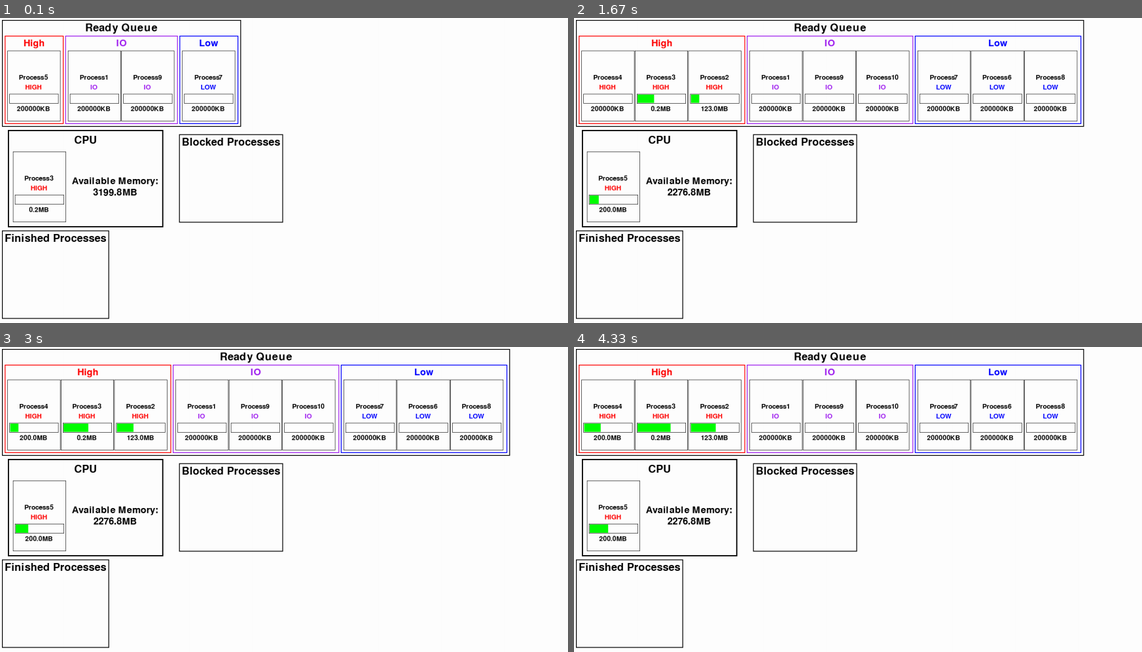
Above: before the commit, frames 1-4 (two rows, left to right).
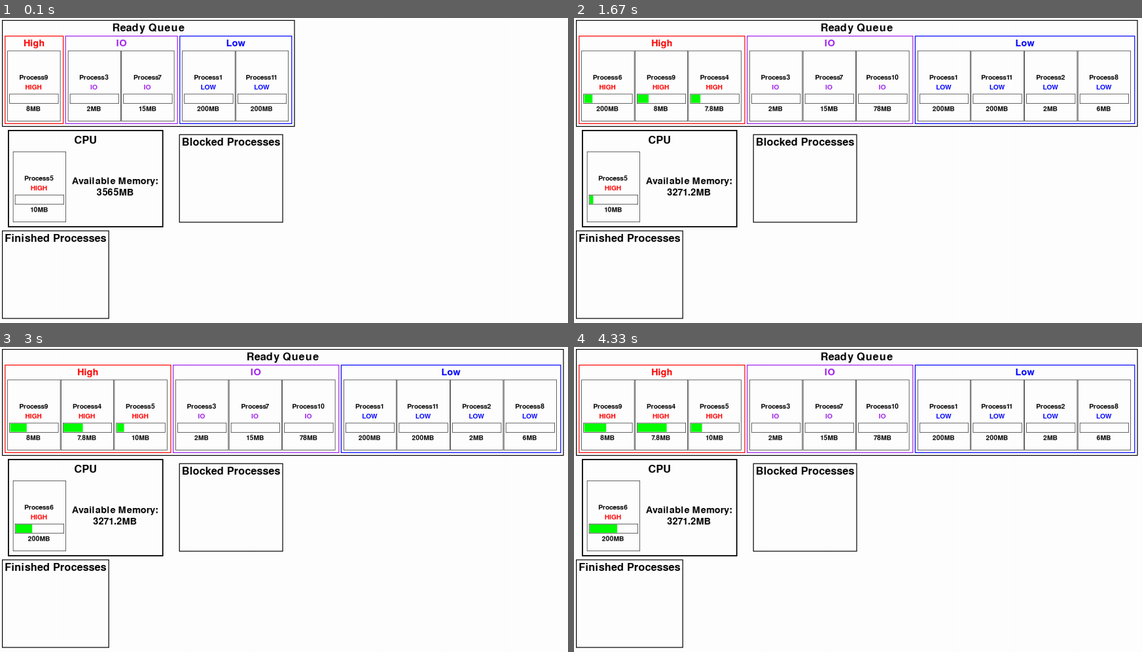
Above: after the commit, the same moments.

Repository: SamB-C/Process-scheduling-simulation
Game: pygame game, started from testing.py
Same seed, same stepped clock (60 frames per second), same inputs: the game is played once before the commit and once after it.
Inputs:
- Up to frame 1 (0.1 s): no input
- Up to frame 2 (1.67 s): no input
- Up to frame 3 (3 s): no input
- Up to frame 4 (4.33 s): no input

The runs differ from the first frame. In frame 1, 1.9% of the frame differs, in the area x 2-52%, y 0-64%; in frame 2, 2.4%; in frame 3, 2.5%; in frame 4, 2.5%, in the area x 3-100%, y 0-64%.

Commit message:
Create new way to create and add new processes
New processes are created in a factory function, in which they may or may not be added a blocking preemption. They are then added in bulk to the OperatingSystem object.

Diff:
--- a/simulation.py
+++ b/simulation.py
@@ -40,10 +40,10 @@
         # Assign os settings
         self.__round_robin_timing = round_robin_timing
 
-    def create_new_process(self, time_to_complete: timedelta, memory_required: Memory, priority: ProcessPriority):
-        '''Creates a new process and adds it to `self.new_process_queue`'''
-        self.new_process_queue.append(
-            Process(time_to_complete, memory_required, priority))
+    def add_new_processes(self, *new_processes: Process) -> None:
+        '''Adds a variable number of processes to `self.new_process_queue`'''
+        for process in new_processes:
+            self.new_process_queue.append(process)
 
     def admit_processes(self):
         '''Admits as many processes from `self.new_process_queue` to the `self.ready_queue` as there is space in memory'''
--- a/testing.py
+++ b/testing.py
@@ -1,24 +1,57 @@
 from simulation import CentralProcessingUnit, OperatingSystem, pygame
 from datetime import timedelta
 from memory import Memory, MemoryUnits
-from enums import ProcessPriority
+from enums import ProcessPriority, PreemptReason
+from random import random, randint
 import asyncio
+from process import Process
+
+
+def create_process(time_to_complete: timedelta, memory_required: Memory, priority: ProcessPriority) -> Process:
+    new_process = Process(time_to_complete, memory_required, priority)
+    # Decide whether process should have blocked preemption or not
+    blocked_probability = 0.6 if priority == ProcessPriority.IO else 0.1
+    random_number = 1 - random()
+    if blocked_probability > random_number:
+        turns_blocked = randint(3, 7)
+
+        def blocked_func():
+            for i in range(turns_blocked):
+                yield True
+            yield False
+
+        time_to_blocked = random() * time_to_complete
+
+        new_process.add_preemption(
+            PreemptReason.BLOCKED, time_to_blocked, blocked_func)
+    return new_process
 
 
 async def add_process_later(os):
     await asyncio.sleep(17)
-    os.create_new_process(timedelta(seconds=1), Memory(
-        2, MemoryUnits.MB), ProcessPriority.HIGH)
-    os.create_new_process(timedelta(seconds=2), Memory(
-        2, MemoryUnits.MB), ProcessPriority.LOW)
-    os.create_new_process(timedelta(seconds=0.1), Memory(
-        2, MemoryUnits.MB), ProcessPriority.IO)
-    os.create_new_process(timedelta(seconds=1), Memory(
-        2, MemoryUnits.MB), ProcessPriority.HIGH)
-    os.create_new_process(timedelta(seconds=2), Memory(
-        2, MemoryUnits.MB), ProcessPriority.HIGH)
-    os.create_new_process(timedelta(seconds=1.5), Memory(
-        2, MemoryUnits.MB), ProcessPriority.LOW)
+    processes = [create_process(timedelta(seconds=1), Memory(
+        200, MemoryUnits.MB), ProcessPriority.HIGH)]
+    processes.append(create_process(timedelta(seconds=1),
+                     Memory(2, MemoryUnits.MB), ProcessPriority.HIGH))
+    processes.append(create_process(timedelta(seconds=1),
+                     Memory(2, MemoryUnits.MB), ProcessPriority.IO))
+    processes.append(create_process(timedelta(seconds=1), Memory(
+        7.8, MemoryUnits.MB), ProcessPriority.HIGH))
+    processes.append(create_process(timedelta(seconds=2),
+                     Memory(10, MemoryUnits.MB), ProcessPriority.HIGH))
+    processes.append(create_process(timedelta(seconds=1),
+                     Memory(200, MemoryUnits.MB), ProcessPriority.LOW))
+    processes.append(create_process(timedelta(seconds=1.2),
+                     Memory(15, MemoryUnits.MB), ProcessPriority.IO))
+    processes.append(create_process(timedelta(seconds=3),
+                     Memory(6, MemoryUnits.MB), ProcessPriority.IO))
+    processes.append(create_process(timedelta(seconds=2),
+                     Memory(8, MemoryUnits.MB), ProcessPriority.IO))
+    processes.append(create_process(timedelta(seconds=1),
+                     Memory(78, MemoryUnits.MB), ProcessPriority.IO))
+    processes.append(create_process(timedelta(seconds=2),
+                     Memory(200, MemoryUnits.MB), ProcessPriority.IO))
+    os.add_new_processes(*processes)
     os.admit_processes()
     print('Extra processes added')
 
@@ -31,26 +64,30 @@
     os = OperatingSystem(cpu)
 
     # Create processes - time to complete, memory taken, priority
-    os.create_new_process(
-        timedelta(seconds=2), Memory(200000, MemoryUnits.KB), ProcessPriority.IO)
-    os.create_new_process(
-        timedelta(seconds=2), Memory(123000, MemoryUnits.KB), ProcessPriority.HIGH)
-    os.create_new_process(
-        timedelta(seconds=2), Memory(200, MemoryUnits.KB), ProcessPriority.HIGH)
-    os.create_new_process(
-        timedelta(seconds=2), Memory(200000, MemoryUnits.KB), ProcessPriority.HIGH)
-    os.create_new_process(
-        timedelta(seconds=3), Memory(200000, MemoryUnits.KB), ProcessPriority.HIGH)
-    os.create_new_process(
-        timedelta(seconds=2), Memory(200000, MemoryUnits.KB), ProcessPriority.LOW)
-    os.create_new_process(
-        timedelta(seconds=0.5), Memory(200000, MemoryUnits.KB), ProcessPriority.LOW)
-    os.create_new_process(
-        timedelta(seconds=4), Memory(200000, MemoryUnits.KB), ProcessPriority.LOW)
-    os.create_new_process(
-        timedelta(seconds=2), Memory(200000, MemoryUnits.KB), ProcessPriority.IO)
-    os.create_new_process(
-        timedelta(seconds=2), Memory(200000, MemoryUnits.KB), ProcessPriority.IO)
+    processes = [create_process(timedelta(seconds=1), Memory(
+        200, MemoryUnits.MB), ProcessPriority.LOW)]
+    processes.append(create_process(timedelta(seconds=1),
+                     Memory(2, MemoryUnits.MB), ProcessPriority.LOW))
+    processes.append(create_process(timedelta(seconds=4),
+                     Memory(2, MemoryUnits.MB), ProcessPriority.IO))
+    processes.append(create_process(timedelta(seconds=1.7),
+                     Memory(7.8, MemoryUnits.MB), ProcessPriority.HIGH))
+    processes.append(create_process(timedelta(seconds=3),
+                     Memory(10, MemoryUnits.MB), ProcessPriority.HIGH))
+    processes.append(create_process(timedelta(seconds=2), Memory(
+        200, MemoryUnits.MB), ProcessPriority.HIGH))
+    processes.append(create_process(timedelta(seconds=2),
+                     Memory(15, MemoryUnits.MB), ProcessPriority.IO))
+    processes.append(create_process(timedelta(seconds=4),
+                     Memory(6, MemoryUnits.MB), ProcessPriority.LOW))
+    processes.append(create_process(timedelta(seconds=3),
+                     Memory(8, MemoryUnits.MB), ProcessPriority.HIGH))
+    processes.append(create_process(timedelta(seconds=2),
+                     Memory(78, MemoryUnits.MB), ProcessPriority.IO))
+    processes.append(create_process(timedelta(seconds=1),
+                     Memory(200, MemoryUnits.MB), ProcessPriority.LOW))
+
+    os.add_new_processes(*processes)
 
     task1 = asyncio.create_task(os.run())
     task2 = asyncio.create_task(add_process_later(os))
